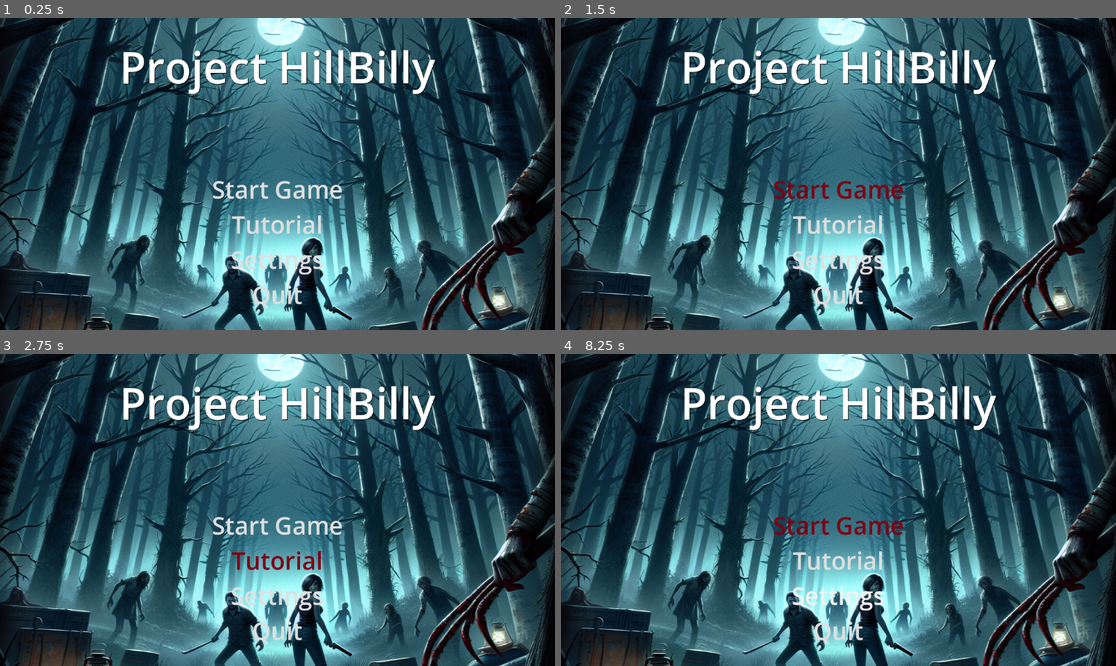
Above: before the commit, frames 1-4 (two rows, left to right).
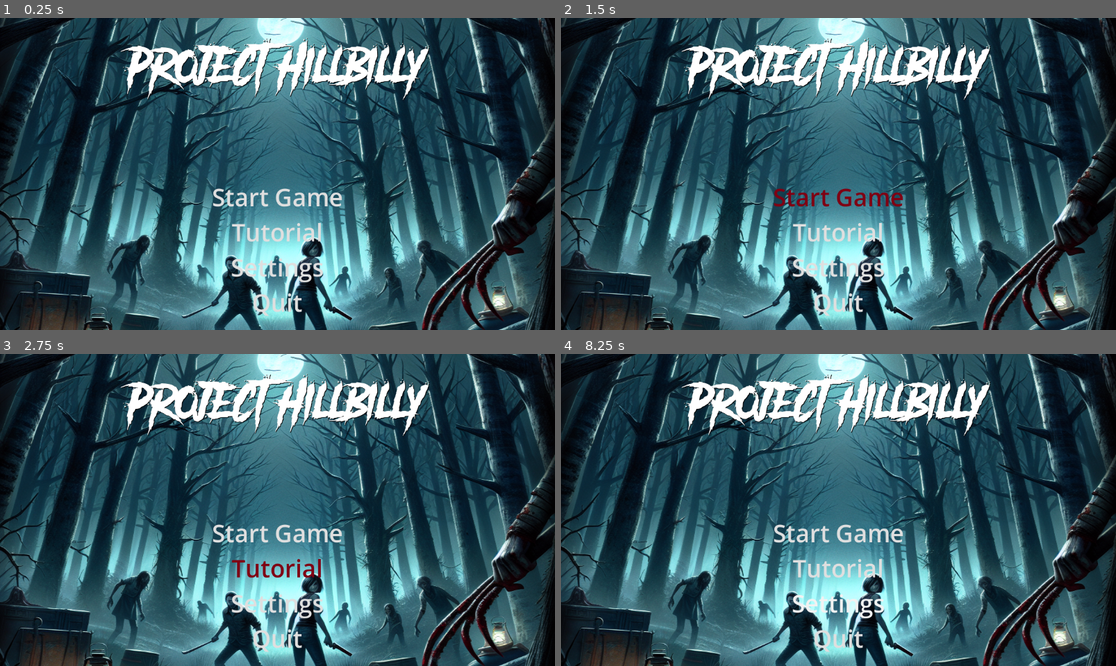
Above: after the commit, the same moments.

Repository: thedevbones/project-hillbilly
Game: Godot game, scene res://main_menu.tscn
Two runs of this game, one before a commit and one after it. Both use one fixed random seed, a clock stepped at 60 frames per second and the inputs below. This scene is started directly instead of the project's main scene.
Inputs (mouse positions are in pixels of both pictures, inside the frame that each line leads up to):
- Up to frame 1 (0.25 s): no input
- Up to frame 2 (1.5 s): click "Start Game" at 0.5 s; click "Start Game" at 1.25 s
- Up to frame 3 (2.75 s): click "Tutorial" at 2 s
- Up to frame 4 (8.25 s): click "Settings" at 2.75 s; move the mouse to (960, 494) at 3.52 s; hold D (walk_right) 3.53-4.28 s; tap W (walk_foward) every 0.75 s from 3.6 to 8.1 s; move the mouse to (727, 525) at 4.27 s; hold S (walk_back) 4.28-5.03 s; move the mouse to (894, 441) at 5.02 s; hold D (walk_right) 5.03-6.53 s; move the mouse to (810, 572) at 5.77 s; move the mouse to (1005, 556) at 6.52 s; hold A (walk_left) 6.53-8.03 s; move the mouse to (672, 463) at 7.27 s; move the mouse to (866, 510) at 8.02 s; hold S (walk_back) from 8.03 s (still down)

The runs differ from the first frame. In frame 1, 7.0% of the frame differs, in the area x 21-79%, y 6-96%; in frame 2, 6.9%; in frame 3, 7.0%; in frame 4, 7.1%.

Commit message:
Applied downloaded font to program

Diff:
--- a/main_menu.tscn
+++ b/main_menu.tscn
@@ -2,11 +2,9 @@
 
 [ext_resource type="Texture2D" uid="uid://cqakyvnigkxup" path="res://ProjectHillBilly.png" id="1_32ltq"]
 [ext_resource type="Script" path="res://ControlSize.gd" id="1_1454a"]
+[ext_resource type="FontFile" uid="uid://dhcubomh0v2j6" path="res://Assets/Another Danger - Demo.otf" id="3_wugvk"]
 
 [sub_resource type="Theme" id="Theme_754t5"]
-
-[sub_resource type="SystemFont" id="SystemFont_jq8ve"]
-subpixel_positioning = 0
 
 [sub_resource type="StyleBoxEmpty" id="StyleBoxEmpty_dvevm"]
 
@@ -59,7 +57,7 @@
 size_flags_horizontal = 4
 theme_override_colors/font_shadow_color = Color(0, 0, 0, 1)
 theme_override_colors/font_outline_color = Color(0.0117647, 0.00784314, 0.00392157, 1)
-theme_override_fonts/font = SubResource("SystemFont_jq8ve")
+theme_override_fonts/font = ExtResource("3_wugvk")
 theme_override_font_sizes/font_size = 90
 text = "Project HillBilly"
 
Binary file added: Assets/Another Danger - Demo.otf
Not shown, added: Assets/Another Danger - Demo.otf.import
Not shown, added: .DS_Store
